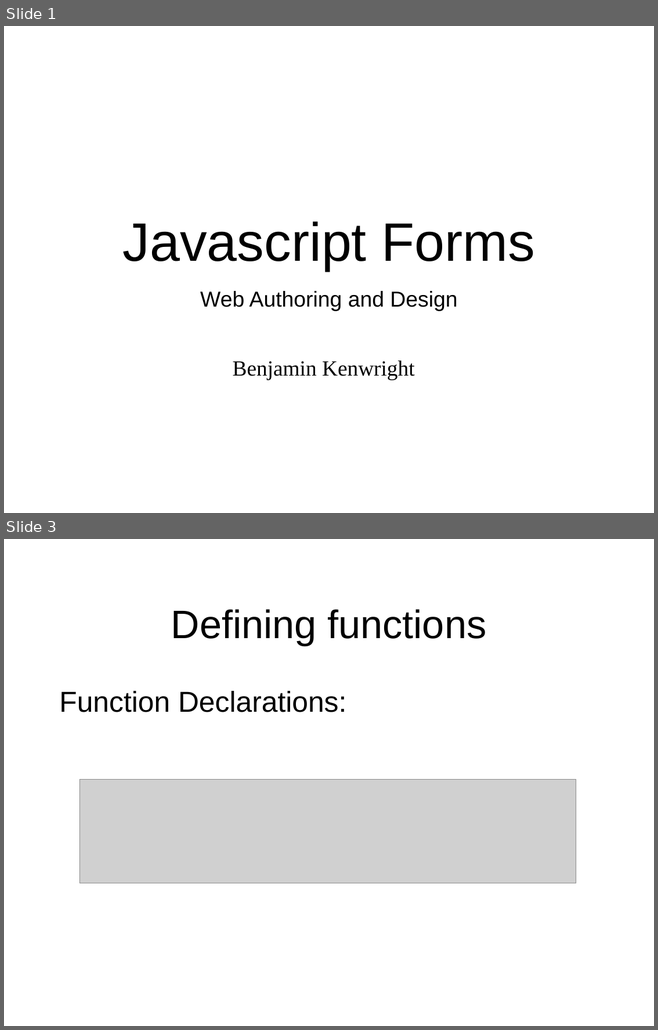
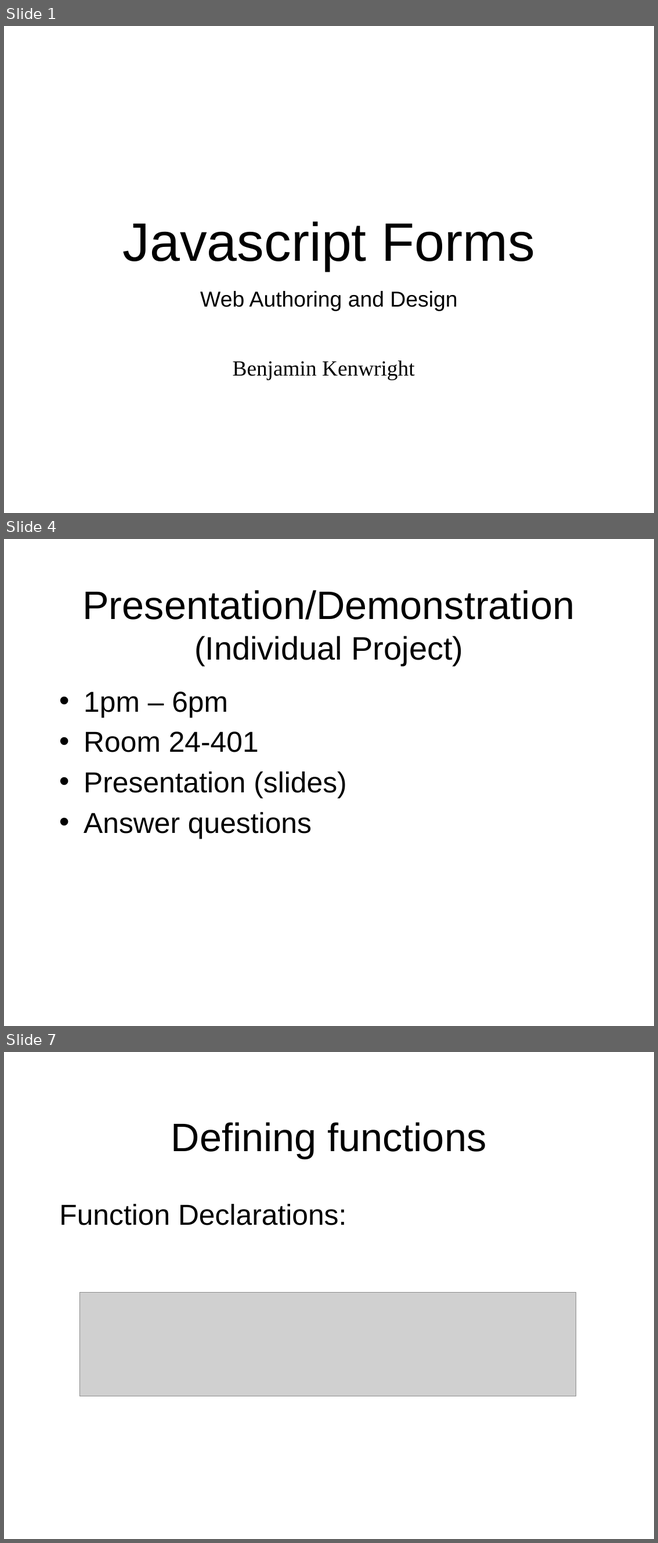
Before and after one commit to octaviordz/zjnu2017.github.io, a slide deck: WAD/lectures/110--Javascript.Forms.pptx. Shown one above the other, each under a label of ours: slides 1 and 3 before the commit, slides 1, 4 and 7 after it; the slides between them are not shown. The pictures are 658x1030 and 658x1543 pixels, drawn with LibreOffice and Linux fonts; fonts in the diff are those of the drawing; grey boxes stand for pictures. Boxes give left, top, right and bottom in pixels: in the first picture for what was removed or moved away, otherwise in the second. Text is boxed around its words. In the diff, an @@ line names an element or a change of style, - is before the commit and + after.

```diff
--- a/WAD/lectures/110--Javascript.Forms.pptx
+++ b/WAD/lectures/110--Javascript.Forms.pptx
@@ slide 4 added at <box>4,539,654,1026</box>, background #FFFFFF @@
@@ title added at <box>82,590,574,665</box>, 44 pt, text #000000 @@
+Presentation/Demonstration
+(Individual Project)
@@ text added at <box>83,692,346,839</box>, 32 pt, text #000000 @@
+• 1pm – 6pm
+• Room 24-401
+• Presentation (slides)
+• Answer questions
@@ what was slide 3 is now slide 7 @@
```
Also in this commit, not shown: 1 slide changed, 3 other slides added.
